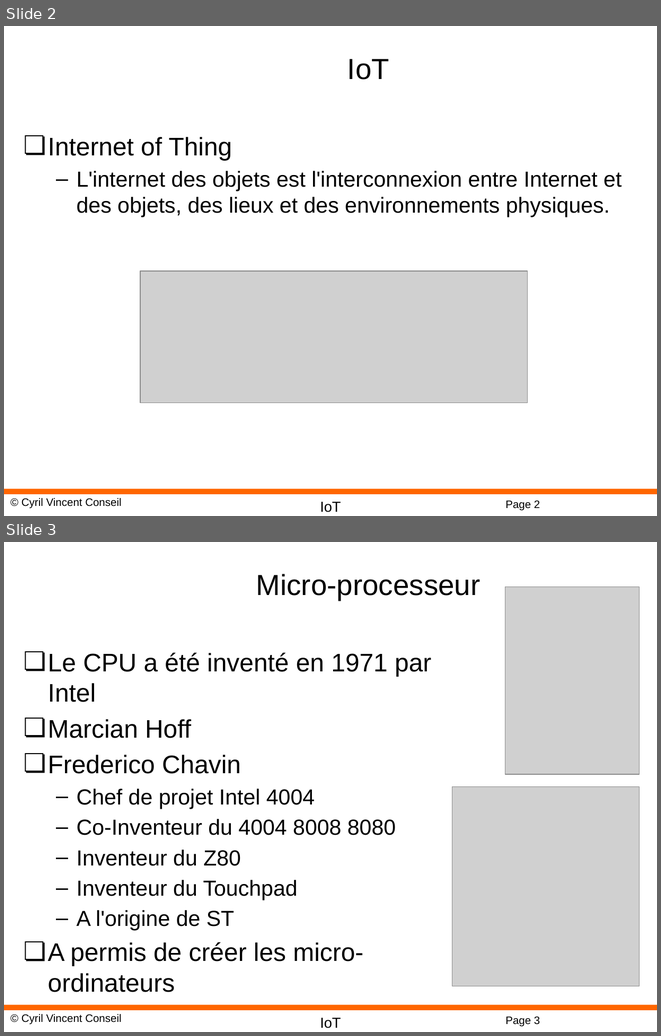
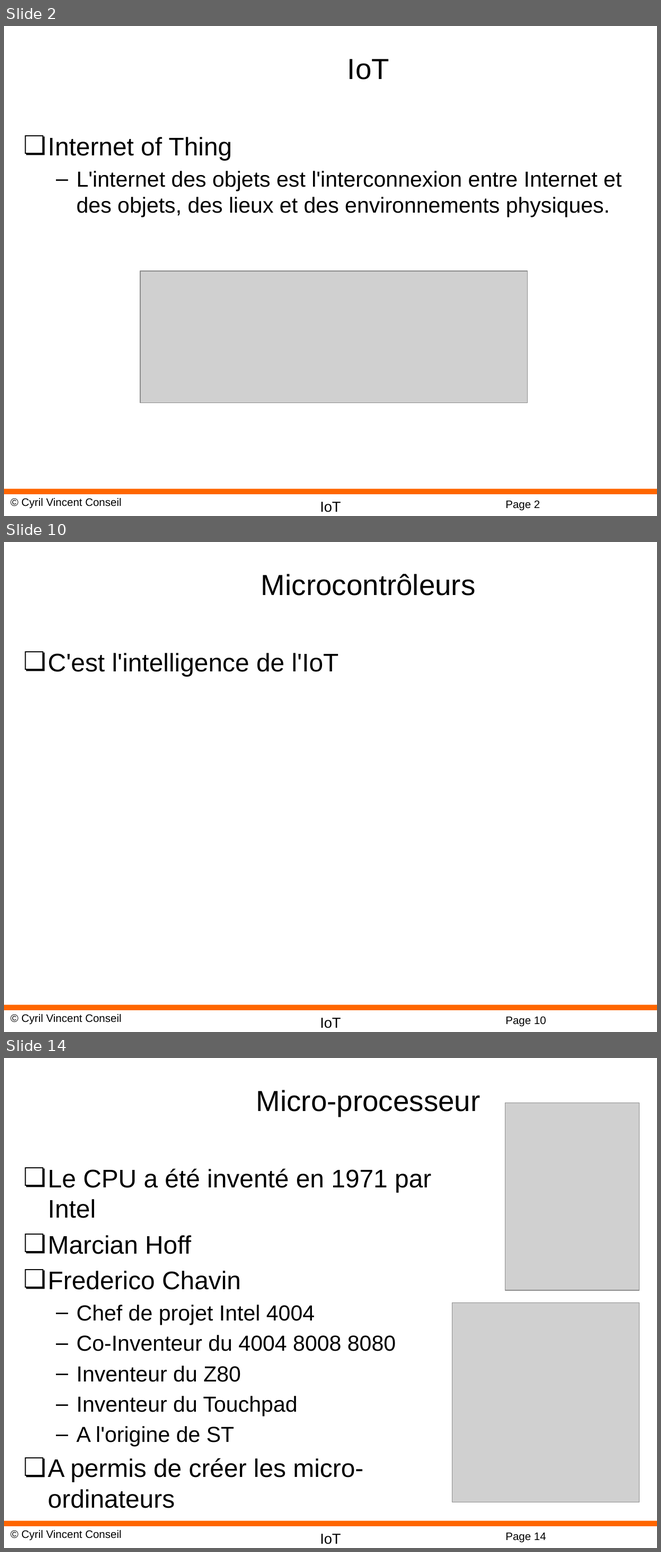
Before and after one commit to cyrilvincent/IoT, a slide deck: ppt/IoT01-Intro.pptx. Shown one above the other, each under a label of ours: slides 2 and 3 before the commit, slides 2, 10 and 14 after it; the slides between them are not shown. The pictures are 661x1036 and 661x1552 pixels, drawn with LibreOffice and Linux fonts; fonts in the diff are those of the drawing; grey boxes stand for pictures; background and template pictures are left out. Boxes give left, top, right and bottom in pixels: in the first picture for what was removed or moved away, otherwise in the second. Text is boxed around its words. In the diff, an @@ line names an element or a change of style, - is before the commit and + after.

```diff
--- a/ppt/IoT01-Intro.pptx
+++ b/ppt/IoT01-Intro.pptx
@@ slide 10 added at [4, 542, 657, 1032], background #FFFFFF; not listed: 4 template elements that a slide beside it also shows @@
@@ title added at [261, 574, 476, 596], 32 pt, text #000000 @@
+Microcontrôleurs
@@ text added at [48, 653, 339, 676], 28 pt, text #000000 @@
+❏ C'est l'intelligence de l'IoT
@@ what was slide 3 is now slide 14 @@
@@ page number at [505, 1532, 546, 1542]: text changed @@
-Page 3
+Page 14
```
Also in this commit, not shown: 16 other slides added, 56 other files.
